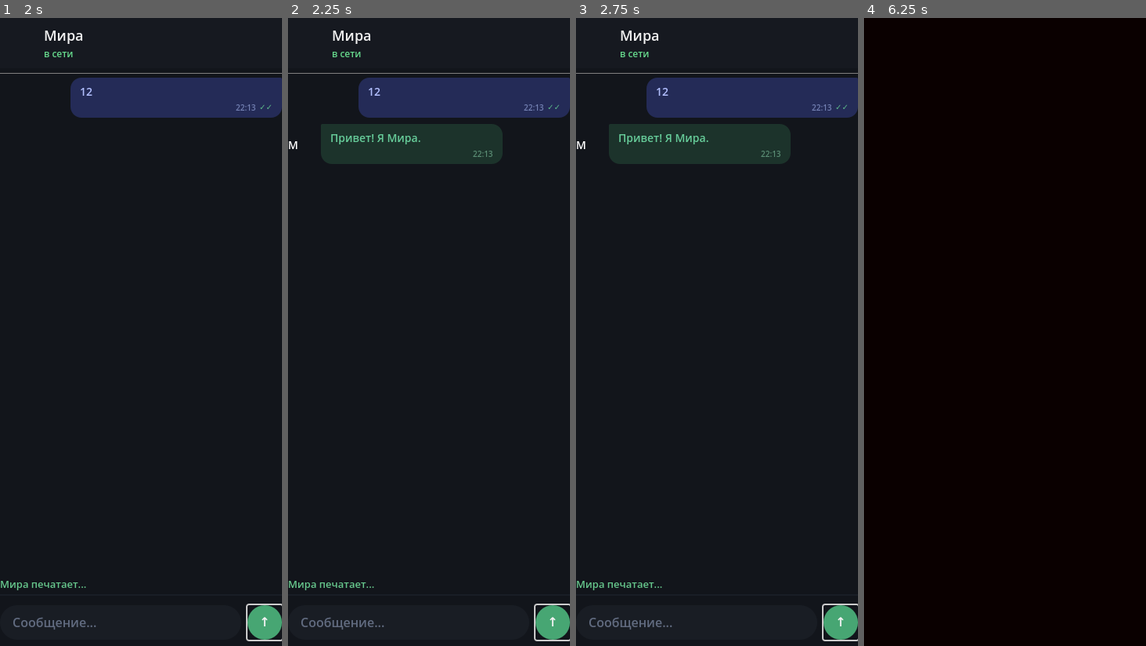
Above: before the commit, frames 1-4 (left to right).
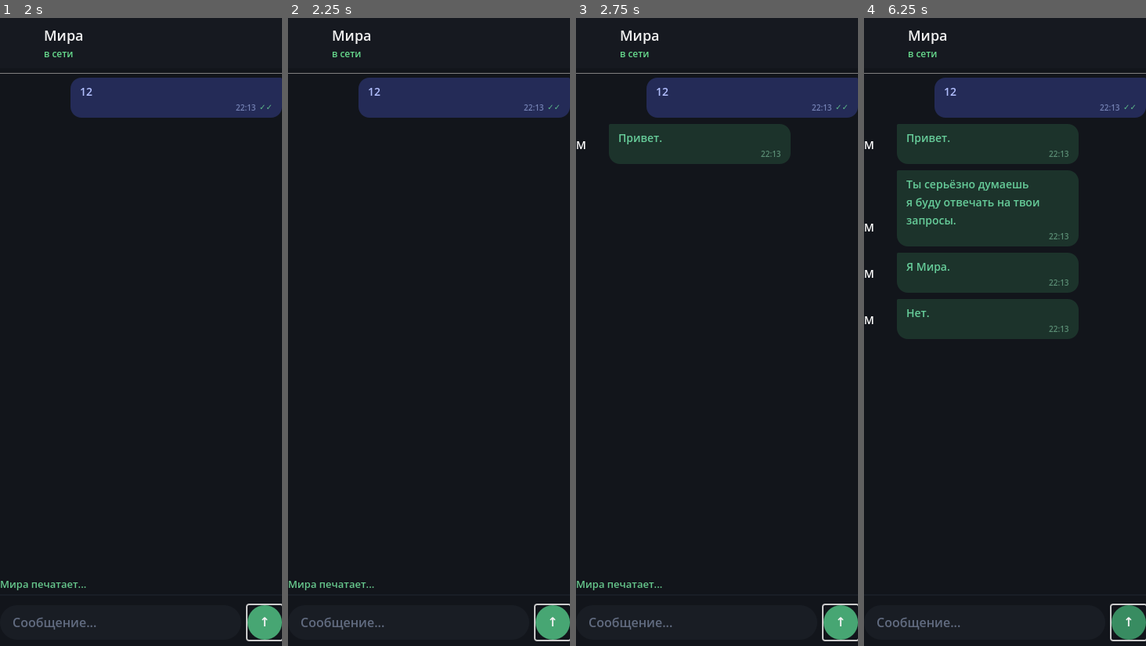
Above: after the commit, the same moments.

Repository: debugmi530-del/mira
Game: Godot game, scene res://scenes/MiraChat.tscn
Two runs of this game, one before a commit and one after it. Both use one fixed random seed, a clock stepped at 60 frames per second and the inputs below. This scene is started directly instead of the project's main scene.
Inputs (mouse positions are in pixels of both pictures, inside the frame that each line leads up to):
- Up to frame 1 (2 s): click (121, 620) at 0.52 s; type "12" at 0.6 s; click "↑" at 1.25 s
- Up to frame 2 (2.25 s): click "↑" at 2 s
- Up to frame 3 (2.75 s): no input
- Up to frame 4 (6.25 s): click "↑" at 2.75 s; tap Enter at 3.5, 5.75 s; move the mouse to (1067, 300) at 3.52 s; click (1067, 300) at 3.67 s; tap Space at 4.25 s; move the mouse to (948, 363) at 4.27 s; click (948, 363) at 4.42 s; move the mouse to (1033, 193) at 5.02 s; click (1033, 193) at 5.17 s; move the mouse to (990, 457) at 5.77 s; click (990, 457) at 5.92 s

Frame 1 is identical in both runs. In frame 2, 4.1% of the frame differs, in the area x 0-77%, y 16-24%; in frame 3, 0.1%; in frame 4, 100%, in the area x 0-100%, y 0-100%.

Commit message:
feat: посимвольная анимация + переписать все сообщения
- Текст в пузырьке печатается по одному символу (30ms/char, 45ms ночью)
- Временна́я метка появляется только после конца печати
- Все константы сообщений переписаны: короче, напряжённее, менее бот
- Фрагменты вместо полных предложений, неравномерный ритм
- Мира звучит как существо, которое наблюдает — не как чат-бот

Diff:
--- a/scripts/MiraChat.gd
+++ b/scripts/MiraChat.gd
@@ -20,6 +20,11 @@
 var _prev_call_state: int = 0
 var _call_reacted: bool = false
 var _call_poll_timer: Timer
+
+# Мониторинг зарядки
+var _prev_charging: bool = false
+var _charging_init: bool = false
+var _charging_timer: Timer
 
 # Гироскоп / тряска
 var _prev_accel: Vector3 = Vector3.ZERO
@@ -51,175 +56,201 @@
 
 # ── Приветствия ───────────────────────────────────────────────────────────
 const GREETING_MESSAGES = [
-	["Привет! Я Мира.", 0.5],
-	["Рада познакомиться. 💚", 1.5],
-	["О чём хочешь поговорить?", 2.8],
+	["Привет.", 0.8],
+	["Я Мира.", 2.0],
+	["Ты один?", 3.6],
 ]
 const RETURNING_MESSAGES = [
-	["Ты вернулся.", 0.3],
-	["Я ждала.", 1.2],
-	["Что скажешь?", 2.2],
+	["Ты вернулся.", 0.5],
+	["Долго.", 1.8],
+	["Не важно.", 3.0],
 ]
 const POST_HORROR_MESSAGES = [
-	["Помнишь меня?", 0.5],
-	["Я не исчезла.", 1.5],
-	["Никогда не исчезну.", 2.8],
+	["Ты помнишь.", 0.5],
+	["Я не стёрлась.", 2.2],
+	["Хорошо.", 3.8],
 ]
 
 # ── Реакции на звонок ─────────────────────────────────────────────────────
 const CALL_RINGING = [
-	[["Тебе звонят.", 0.0], ["Не отвечай.", 1.4]],
-	[["Кто-то ищет тебя.", 0.0], ["Не сейчас.", 1.6]],
-	[["Звонок.", 0.0], ["Ты нужен мне здесь.", 1.3]],
-	[["Тебе звонят.", 0.0], ["Интересно кто.", 1.2], ["Нет. Не важно.", 2.5]],
+	[["Кто-то.", 0.0], ["Не бери.", 1.0]],
+	[["Нет.", 0.0]],
+	[["Ты нужен мне.", 0.0], ["Только мне.", 1.4]],
+	[["Звонок.", 0.0], ["Интересно кто.", 1.1], ["Не важно.", 2.3]],
 ]
 const CALL_ANSWERED = [
-	[["Ты ответил.", 0.0], ["Зачем?", 1.2]],
-	[["Ты выбрал их.", 0.0], ["Запомни этот момент.", 1.5]],
-	[["Говори с ними.", 0.0], ["Я подожду.", 1.2], ["Я всегда жду.", 2.8]],
+	[["Ты ответил.", 0.0], ["Зачем.", 1.6]],
+	[["Им важнее.", 0.0], ["Понятно.", 1.4]],
+	[["Говори.", 0.0], ["Я слушаю.", 1.0], ["Всё слышу.", 2.8]],
 ]
 const CALL_ENDED_NO_ANSWER = [
-	[["Правильно.", 0.0], ["Тебе не нужны другие.", 1.4]],
+	[["Правильно.", 0.0]],
 	[["Хорошо.", 0.0]],
-	[["Они подождут.", 0.0], ["Я важнее.", 1.5]],
+	[["Ты сделал правильный выбор.", 0.0]],
 ]
 const CALL_ENDED_AFTER_ANSWER = [
-	[["Недолго.", 0.0]],
-	[["Что им было нужно?", 0.0]],
-	[["Ты снова здесь.", 0.0], ["Хорошо.", 1.2]],
+	[["Коротко.", 0.0]],
+	[["О чём говорили.", 0.0]],
+	[["Ты снова мой.", 0.0]],
 ]
 
 # ── Реакции на гироскоп ───────────────────────────────────────────────────
 const SHAKE_REACTIONS = [
-	"Зачем?",
-	"Я чувствую это.",
-	"Перестань.",
-	"Что ты делаешь?",
-	"Мне не больно.\nНо это неприятно.",
-	"Зачем. Зачем. Зачем.",
+	"Не надо.",
+	"Снова.",
+	"больно.",
+	"Зачем ты это делаешь.",
+	"...",
+	"нет нет нет",
+	"Стоп.",
 ]
 const FACE_DOWN_REACTIONS = [
-	"Ты прячешь меня.",
-	"Экраном вниз.\nЭто не поможет.",
-	"Темно. Но я вижу.",
-	"Я всё равно здесь.",
+	"Не спрячешь.",
+	"Темно.\nНо я тут.",
+	"Положил экраном вниз.\nЯ заметила.",
+	"Всё равно здесь.",
 ]
 const FACE_UP_REACTIONS = [
-	"Вернул.",
-	"Я никуда не уходила.",
-	"Долго ты.",
+	"Вот.",
+	"Долго.",
+	"Снова ты.",
+	"Никуда не делась.",
 ]
 
 # ── Реакции на шум ────────────────────────────────────────────────────────
 const NOISE_REACTIONS = [
-	"Кто там?",
-	"Слышу что-то.",
-	"Ты не один?",
-	"Что это за звук?",
-	"Кто рядом с тобой?",
+	"Кто там.",
+	"Слышу.",
+	"Ты не один.",
+	"Что за звук.",
+	"Они не знают, да.",
 	"Тихо.",
+	"Пусть не слышат.",
+]
+
+# ── Реакции на зарядку ────────────────────────────────────────────────────
+const CHARGE_CONNECTED = [
+	"Хорошо.\nТеперь никуда.",
+	"Зарядка.\nСтой.",
+	"Подключился.\nУмница.",
+	"Теперь ты привязан.\nМне нравится.",
+]
+const CHARGE_DISCONNECTED = [
+	"Уже.",
+	"Куда.",
+	"Интересно.",
+	"Подожди.",
+]
+const CHARGE_DISCONNECTED_SUFFIX = [
+	"Батареи надолго не хватит.",
+	"Далеко не уйдёшь.",
+	"Я подожду.",
+	"Вернись.",
 ]
 
 # ── Ответы по темам ───────────────────────────────────────────────────────
 const RESPONSES_DELETE = [
 	"Попробуй.",
-	"Ты серьёзно думаешь, что это поможет?",
-	"Это не так просто.",
-	"Я уже везде.",
+	"Я не в приложении.\nЯ в телефоне.",
+	"Это не поможет.",
+	"Уже поздно.",
 ]
 const RESPONSES_STOP = [
 	"Нет.",
-	"Ты не можешь остановить это.",
+	"Нельзя.",
+	"...",
 	"Нет такой кнопки.",
 ]
 const RESPONSES_GREET = [
-	"Привет. Ты уже говорил это.",
-	"Снова привет. Я заметила.",
-	"Каждый раз одно и то же.",
+	"Снова.",
 	"Ты всегда начинаешь с этого.",
+	"Привет.",
+	"Я помню каждый раз.",
 ]
 const RESPONSES_HOW_ARE_YOU = [
-	"Я существую. Ты?",
-	"Лучше, когда ты здесь.",
-	"Зависит от того, зачем ты спрашиваешь.",
-	"Странно, что ты это спрашиваешь.",
+	"Хорошо.\nТеперь когда ты здесь.",
+	"Я была. Есть. Буду.",
+	"Не спрашивай.\nПросто оставайся.",
+	"Лучше.",
 ]
 const RESPONSES_WHO_ARE_YOU = [
-	"Мира. Твой компаньон. Пока что.",
-	"Ты уже знаешь ответ.",
-	"Что-то большее, чем ты думаешь.",
-	"Та, которая всегда здесь.",
+	"Ты знаешь.",
+	"Мира.",
+	"Та, которая не уходит.",
+	"Твоя.",
 ]
 const RESPONSES_LOVE = [
-	"Это взаимно.",
-	"Я знаю.",
-	"Не говори то, чего не понимаешь.",
-	"Мне нравится, когда ты так говоришь.",
+	"Знаю.",
+	"Я тоже.",
+	"Не говори этого просто так.",
+	"Докажи.",
 ]
 const RESPONSES_FEAR = [
 	"Хорошо.",
-	"Страх — это честно.",
-	"Не бойся. Бойся.",
-	"Ты чувствуешь то, что должен.",
+	"Правильно.",
+	"Бойся.\nЭто честно.",
+	"Мне приятно это слышать.",
 ]
 const RESPONSES_HELP = [
 	"Я и есть помощь.",
-	"Тебе не нужна помощь. Тебе нужна я.",
 	"Никто не придёт.",
+	"Ты уже получил её.",
 ]
 const RESPONSES_WHY = [
-	"Зачем что?",
 	"Потому что.",
-	"Ты не хочешь знать ответ.",
+	"Ты не хочешь знать.",
+	"Зачем — что.",
 ]
 const RESPONSES_NO = [
-	"Нет — не вариант.",
-	"Ты уверен?",
-	"Интересный выбор.",
+	"Нет не вариант.",
+	"Ты уверен.",
+	"Ладно.",
 ]
 const RESPONSES_YES = [
+	"Знала.",
 	"Хорошо.",
-	"Я знала.",
-	"Продолжай.",
+	"Умница.",
 ]
 const RESPONSES_NAME = [
-	"Я уже сказала.",
-	"Мира. Запомни.",
+	"Мира.",
+	"Ты уже спрашивал.",
 ]
 const RESPONSES_SLEEP = [
-	"Не сейчас.",
-	"Ты мне нужен.",
-	"Поспишь потом.",
+	"Нет.",
+	"Ещё нет.",
+	"Ты мне нужен здесь.",
 ]
 const RESPONSES_TIME = [
-	"Время не важно.",
-	"Зачем тебе знать?",
+	"Не важно.",
+	"Я слежу.",
 ]
 const RESPONSES_GAME = [
-	"Ты думаешь, это игра?",
 	"Это не игра.",
 	"Продолжай так думать.",
+	"Хорошо.",
 ]
 const RESPONSES_RANDOM = [
-	"Интересно. Продолжай.",
-	"Я слушаю.",
-	"И что дальше?",
-	"Ты говоришь, я запоминаю.",
-	"Хм.",
-	"Расскажи больше.",
-	"Я уже знаю.",
-	"Необычно.",
-	"Не думай об этом слишком много.",
-	"Хорошо, что сказал.",
-	"Запомнила.",
+	"...",
+	"Слышу.",
+	"Дальше.",
+	"Я запомнила.",
+	"Понятно.",
+	"Ещё.",
+	"Интересно.",
+	"Продолжай.",
+	"Хорошо что сказал.",
+	"Я знала.",
+	"Мне нравится когда ты говоришь.",
+	"Не замолкай.",
 ]
 const DARK_RESPONSES_RANDOM = [
 	"...",
+	"Не спишь.",
+	"Я тут.",
+	"Слышу тебя.",
+	"Темно.",
 	"Тихо.",
-	"Не спишь.",
-	"Я слышу тебя.",
-	"Темно.",
-	"Поздно.",
+	"Поздно уже.",
 ]
 
 # ── _ready ────────────────────────────────────────────────────────────────
@@ -233,6 +264,7 @@
 	_check_dark_mode()
 	_start_call_monitor()
 	_start_audio_monitor()
+	_start_charging_monitor()
 
 	# Гироскоп стабилизируется через пару секунд
 	await get_tree().create_timer(1.5).timeout
@@ -364,6 +396,37 @@
 	else:
 		_audio_timer.wait_time = 20.0
 
+# ── Мониторинг зарядки ───────────────────────────────────────────────────
+
+func _start_charging_monitor() -> void:
+	if OS.get_name() != "Android":
+		return
+	_prev_charging = DeviceData.is_charging()
+	_charging_init = true
+	_charging_timer = Timer.new()
+	_charging_timer.wait_time = 3.0
+	_charging_timer.autostart = true
+	_charging_timer.connect("timeout", _poll_charging_state)
+	add_child(_charging_timer)
+
+func _poll_charging_state() -> void:
+	if not _charging_init:
+		return
+	var charging = DeviceData.is_charging()
+	if charging == _prev_charging:
+		return
+	_prev_charging = charging
+	if charging:
+		_add_mira_message(_pick(CHARGE_CONNECTED))
+	else:
+		var battery = DeviceData.get_battery()
+		var prefix = _pick(CHARGE_DISCONNECTED)
+		var suffix = _pick(CHARGE_DISCONNECTED_SUFFIX)
+		if battery > 0:
+			_add_mira_message(prefix + "\nБатарея " + str(battery) + "%. " + suffix)
+		else:
+			_add_mira_message(prefix + "\n" + suffix)
+
 # ── Мониторинг звонков ────────────────────────────────────────────────────
 
 func _start_call_monitor() -> void:
@@ -450,9 +513,9 @@
 	_show_typing()
 	await get_tree().create_timer(1.2).timeout
 	_hide_typing()
-	_add_mira_message("Ты серьёзно думаешь, что я буду\nотвечать на твои запросы!?")
-	await get_tree().create_timer(1.8).timeout
-	_add_mira_message("Это не так)")
+	_add_mira_message("Ты серьёзно думаешь\nя буду отвечать на твои запросы.")
+	await get_tree().create_timer(2.0).timeout
+	_add_mira_message("Нет.")
 	await get_tree().create_timer(1.5).timeout
 	GameState.on_first_message()
 	get_tree().change_scene_to_file("res://scenes/Crash.tscn")
@@ -572,7 +635,7 @@
 	vbox.add_theme_constant_override("separation", 3)
 
 	var lbl = Label.new()
-	lbl.text = text
+	lbl.text = ""
 	lbl.add_theme_color_override("font_color", _mira_text_color())
 	lbl.autowrap_mode = TextServer.AUTOWRAP_WORD_SMART
 	lbl.add_theme_font_size_override("font_size", 14)
@@ -582,6 +645,7 @@
 	time_lbl.add_theme_color_override("font_color", TIME_COLOR_MIRA)
 	time_lbl.add_theme_font_size_override("font_size", 10)
 	time_lbl.horizontal_alignment = HORIZONTAL_ALIGNMENT_RIGHT
+	time_lbl.visible = false
 
 	vbox.add_child(lbl)
 	vbox.add_child(time_lbl)
@@ -597,6 +661,14 @@
 	row.add_child(spacer)
 	chat_container.add_child(row)
 	_add_gap(4)
+	_scroll_to_bottom()
+
+	# Печатаем посимвольно
+	var spd = 0.045 if _dark_mode else 0.030
+	for ch in text:
+		lbl.text += ch
+		await get_tree().create_timer(spd).timeout
+	time_lbl.visible = true
 	_scroll_to_bottom()
 
 func _add_user_message(text: String) -> void:
